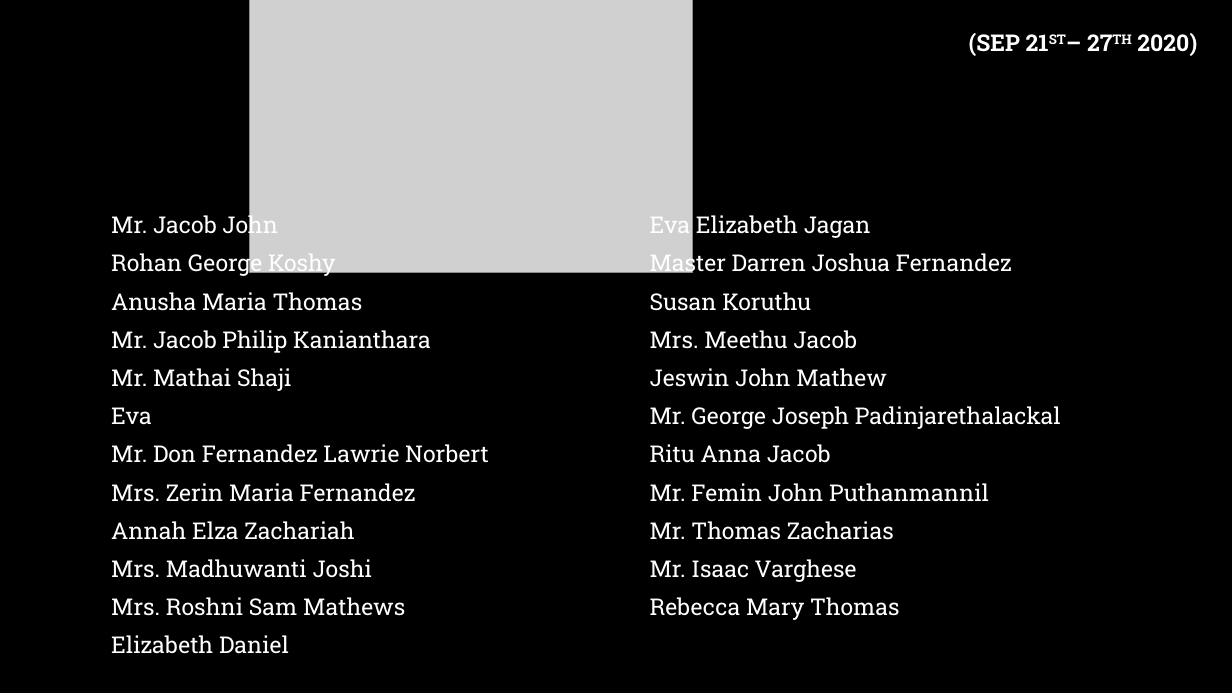
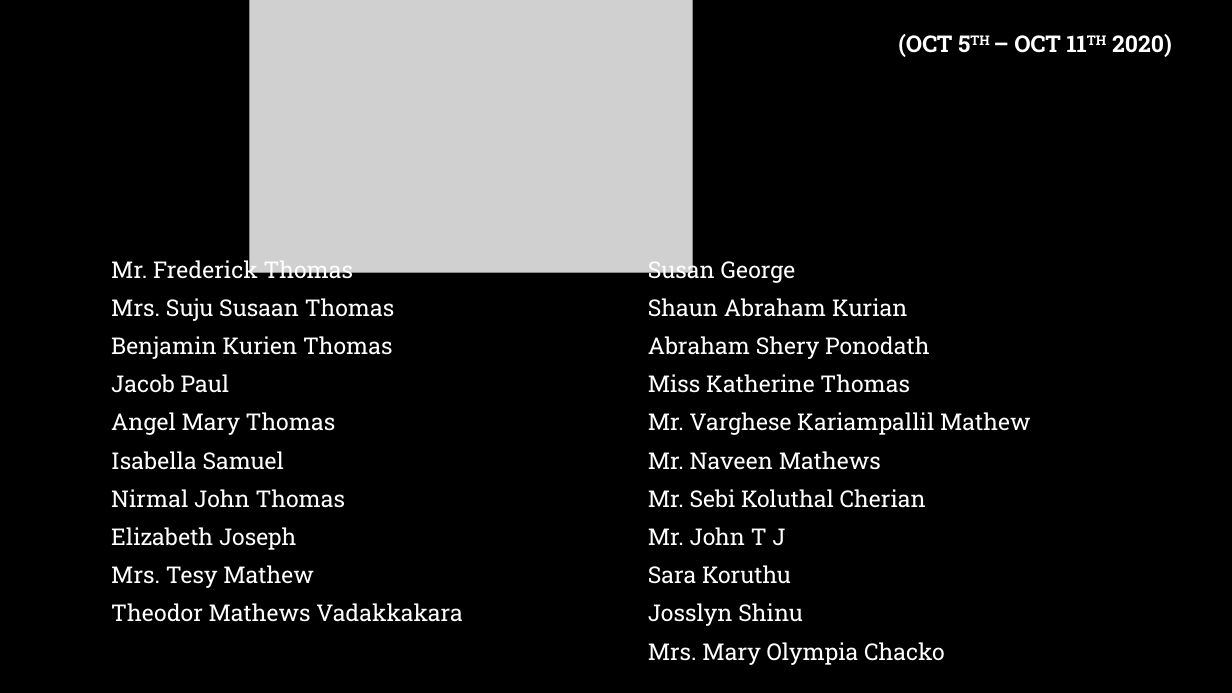
Before and after one commit to stoscsg/openlp-data, a slide deck: slide 1 of stosc_services/PPT/Birthday & Anniversaries.pptx. Drawn at 1232x693 pixels with LibreOffice and Linux fonts; fonts in the diff are those of the drawing; grey boxes stand for pictures; background and template pictures are left out. Boxes give left, top, right and bottom in pixels: in the first picture for what was removed or moved away, otherwise in the second. Text is boxed around its words. In the diff, an @@ line names an element or a change of style, - is before the commit and + after.

```diff
--- a/stosc_services/PPT/Birthday & Anniversaries.pptx
+++ b/stosc_services/PPT/Birthday & Anniversaries.pptx
@@ text at bbox=[898, 34, 1172, 57]: text changed @@
-(SEP 21ST– 27TH 2020)
+(OCT 5TH – OCT 11TH 2020)
@@ text at bbox=[111, 257, 463, 622]: text changed @@
-Mr. Jacob John
-Rohan George Koshy
-Anusha Maria Thomas
-Mr. Jacob Philip Kanianthara
-Mr. Mathai Shaji
-Eva
-Mr. Don Fernandez Lawrie Norbert
-Mrs. Zerin Maria Fernandez
-Annah Elza Zachariah
-Mrs. Madhuwanti Joshi
-Mrs. Roshni Sam Mathews
-Elizabeth Daniel
+Mr. Frederick Thomas
+Mrs. Suju Susaan Thomas
+Benjamin Kurien Thomas
+Jacob Paul
+Angel Mary Thomas
+Isabella Samuel
+Nirmal John Thomas
+Elizabeth Joseph
+Mrs. Tesy Mathew
+Theodor Mathews Vadakkakara
@@ text at bbox=[648, 257, 1031, 665]: text changed @@
-Eva Elizabeth Jagan
-Master Darren Joshua Fernandez
-Susan Koruthu
-Mrs. Meethu Jacob
-Jeswin John Mathew
-Mr. George Joseph Padinjarethalackal
-Ritu Anna Jacob
-Mr. Femin John Puthanmannil
-Mr. Thomas Zacharias
-Mr. Isaac Varghese
-Rebecca Mary Thomas
+Susan George
+Shaun Abraham Kurian
+Abraham Shery Ponodath
+Miss Katherine Thomas
+Mr. Varghese Kariampallil Mathew
+Mr. Naveen Mathews
+Mr. Sebi Koluthal Cherian
+Mr. John T J
+Sara Koruthu
+Josslyn Shinu
+Mrs. Mary Olympia Chacko
```
Also in this commit, not shown: 5 other files.
